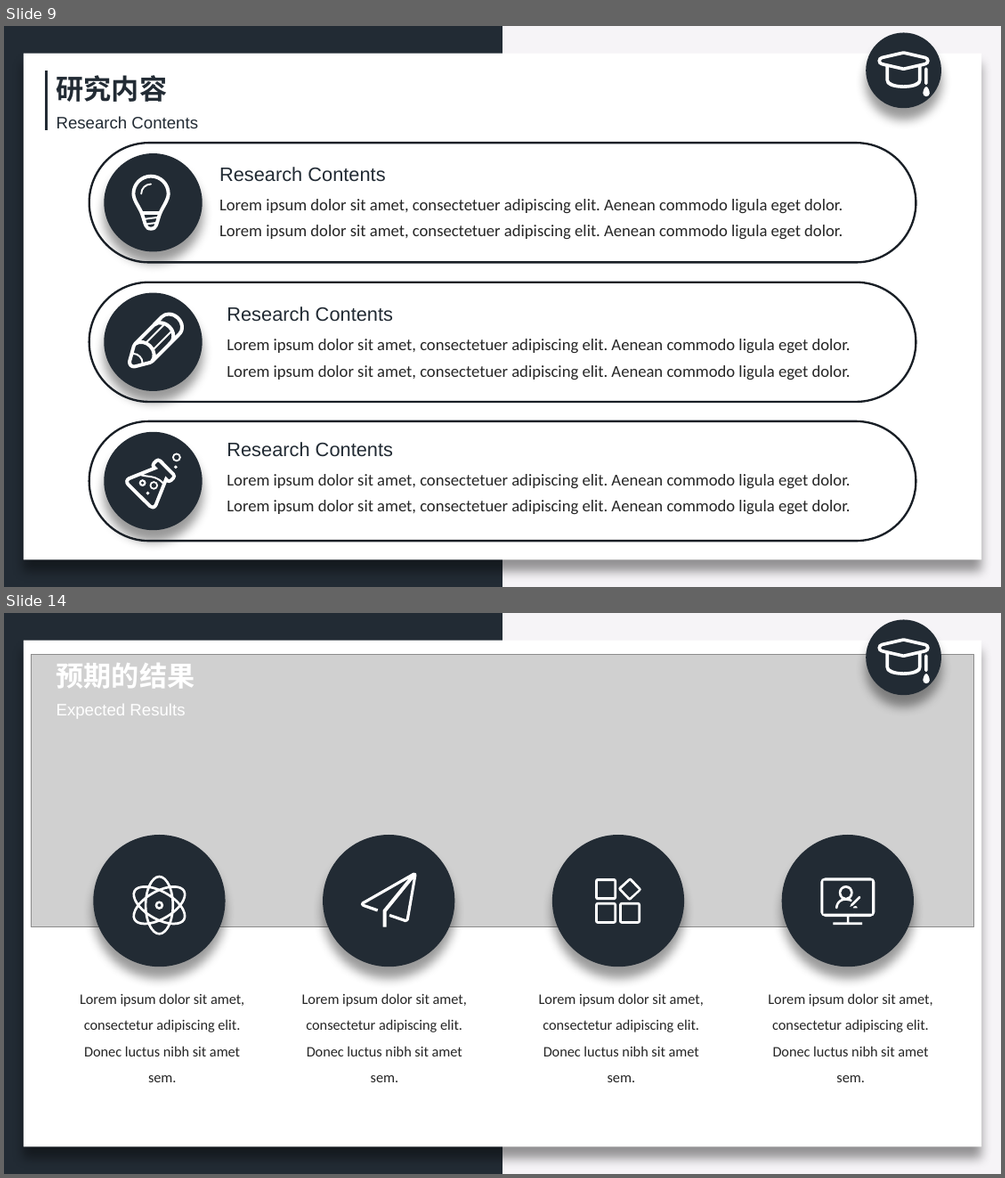
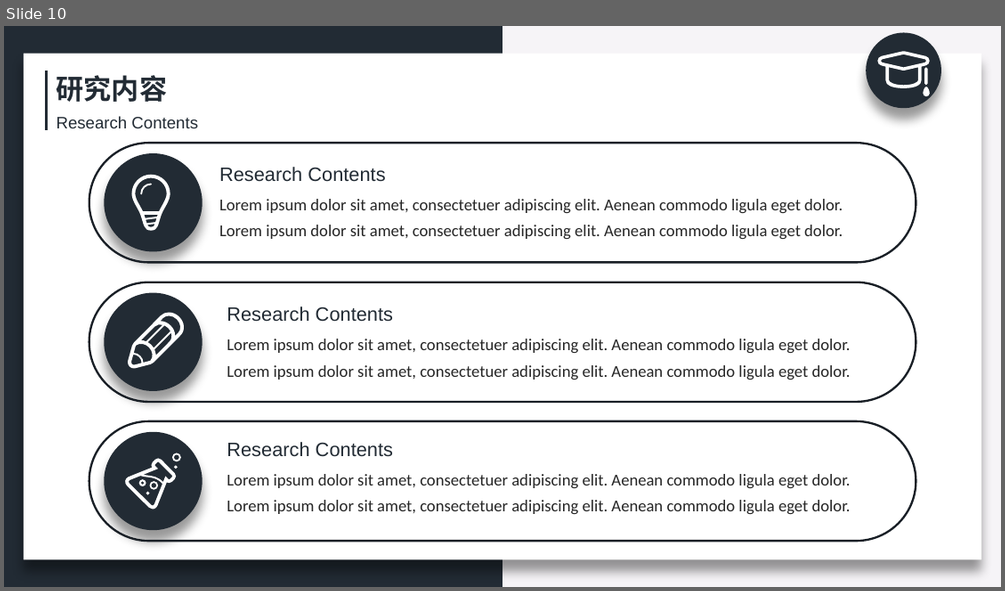
Before and after one commit to zeemeil/zeemeil.github.io, a slide deck: files/doctoral_dissertation_proposal.pptx. Shown one above the other, each under a label of ours: slides 9 and 14 before the commit, slide 10 after it; the slides between them are not shown. The pictures are 1005x1178 and 1005x591 pixels, drawn with LibreOffice and Linux fonts; fonts in the diff are those of the drawing; grey boxes stand for pictures. Boxes give left, top, right and bottom in pixels: in the first picture for what was removed or moved away, otherwise in the second. Text is boxed around its words. In the diff, an @@ line names an element or a change of style, - is before the commit and + after.

```diff
--- a/files/doctoral_dissertation_proposal.pptx
+++ b/files/doctoral_dissertation_proposal.pptx
@@ slide 14 removed at <box>4,613,1001,1174</box>, background #F6F4F7; not listed: 2 template elements that a slide beside it also shows @@
@@ picture removed at <box>31,654,974,926</box> @@
@@ text removed at <box>57,663,195,688</box> @@
-预期的结果
@@ group removed at <box>866,620,941,696</box>: 3 freeform shapes, 1 ellipse @@
@@ text removed at <box>57,704,185,718</box> @@
-Expected Results
@@ ellipse removed at <box>94,835,226,965</box> @@
@@ ellipse removed at <box>323,835,454,965</box> @@
@@ ellipse removed at <box>552,835,684,965</box> @@
@@ ellipse removed at <box>782,835,913,965</box> @@
@@ freeform shape removed at <box>131,876,187,935</box> @@
@@ freeform shape removed at <box>361,872,417,927</box> @@
@@ freeform shape removed at <box>595,878,641,924</box> @@
@@ freeform shape removed at <box>154,901,163,910</box> @@
@@ group removed at <box>820,878,875,925</box>: 4 freeform shapes @@
@@ text removed at <box>80,993,244,1082</box> @@
-Lorem ipsum dolor sit amet, consectetur adipiscing elit. Donec luctus nibh sit amet sem.
@@ text removed at <box>302,993,467,1082</box> @@
-Lorem ipsum dolor sit amet, consectetur adipiscing elit. Donec luctus nibh sit amet sem.
@@ text removed at <box>539,993,704,1082</box> @@
-Lorem ipsum dolor sit amet, consectetur adipiscing elit. Donec luctus nibh sit amet sem.
@@ text removed at <box>768,993,932,1082</box> @@
-Lorem ipsum dolor sit amet, consectetur adipiscing elit. Donec luctus nibh sit amet sem.
@@ what was slide 9 is now slide 10 @@
```
Also in this commit, not shown: 8 slides changed, 4 slides added, 6 other slides removed, 14 other files.
